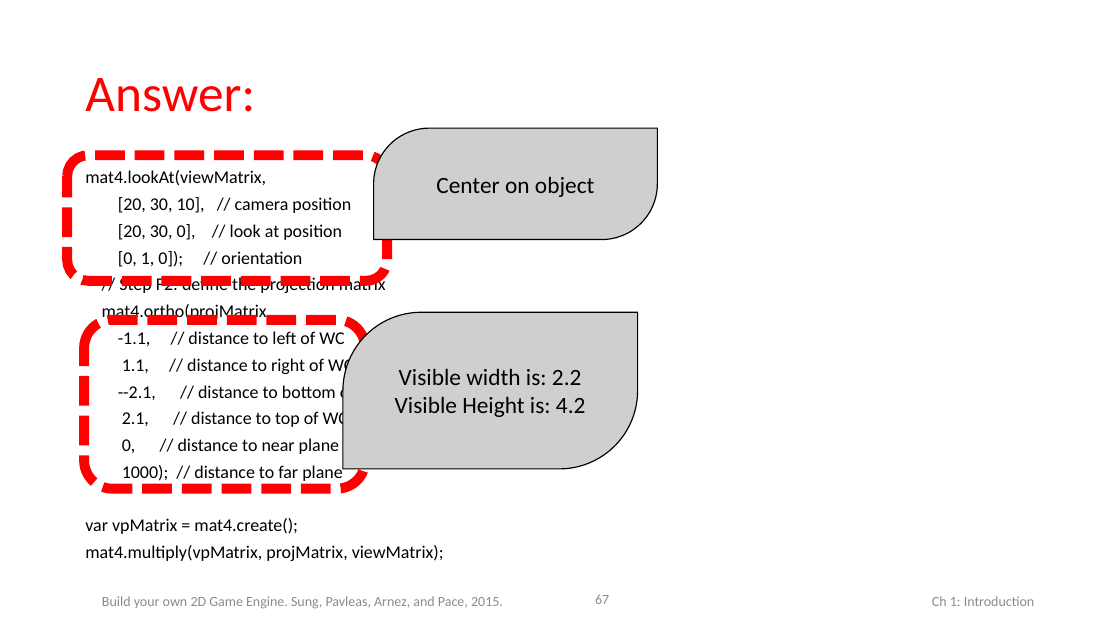
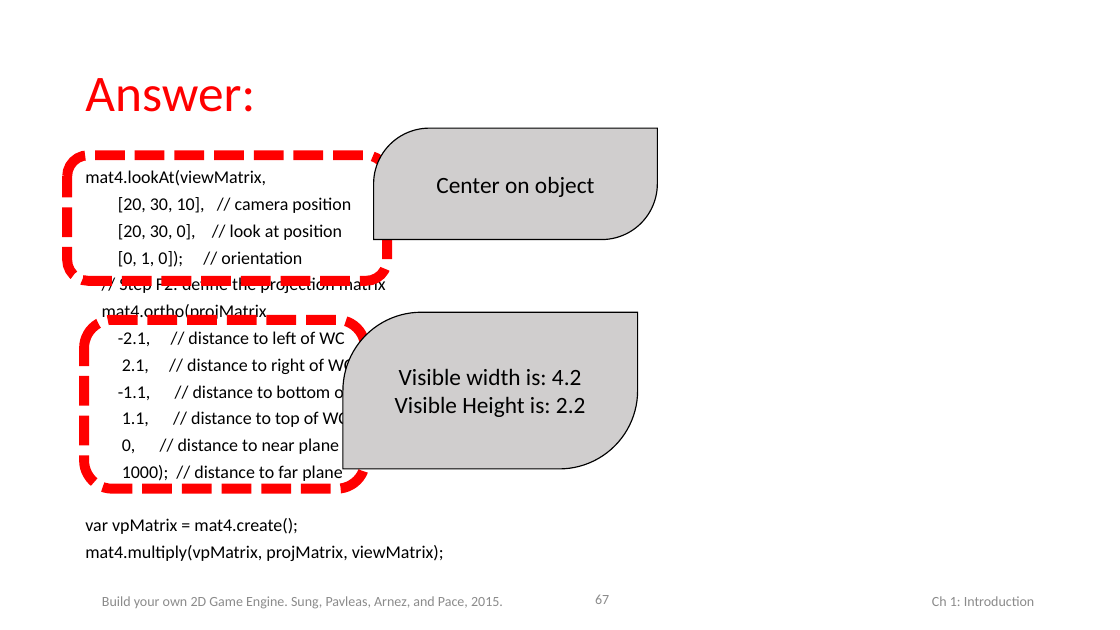
Before and after one commit to Apress/build-your-own-2d-game-engine, a slide deck: slide 67 of AdditionalMaterials/BookPPTs/Chap3.pptx. Drawn at 1120x630 pixels with LibreOffice and Linux fonts; fonts in the diff are those of the drawing. Boxes give left, top, right and bottom in pixels: in the first picture for what was removed or moved away, otherwise in the second. Text is boxed around its words. In the diff, an @@ line names an element or a change of style, - is before the commit and + after.

```diff
--- a/AdditionalMaterials/BookPPTs/Chap3.pptx
+++ b/AdditionalMaterials/BookPPTs/Chap3.pptx
@@ text at bbox=[118, 331, 353, 430]: text changed @@
--1.1, // distance to left of WC
-1.1, // distance to right of WC
---2.1, // distance to bottom of WC
-2.1, // distance to top of WC
+-2.1, // distance to left of WC
+2.1, // distance to right of WC
+-1.1, // distance to bottom of WC
+1.1, // distance to top of WC
@@ text in round diag rect at bbox=[395, 368, 586, 417]: text changed @@
-Visible width is: 2.2
-Visible Height is: 4.2
+Visible width is: 4.2
+Visible Height is: 2.2
```
Also in this commit, not shown: 1 other slide changed.
